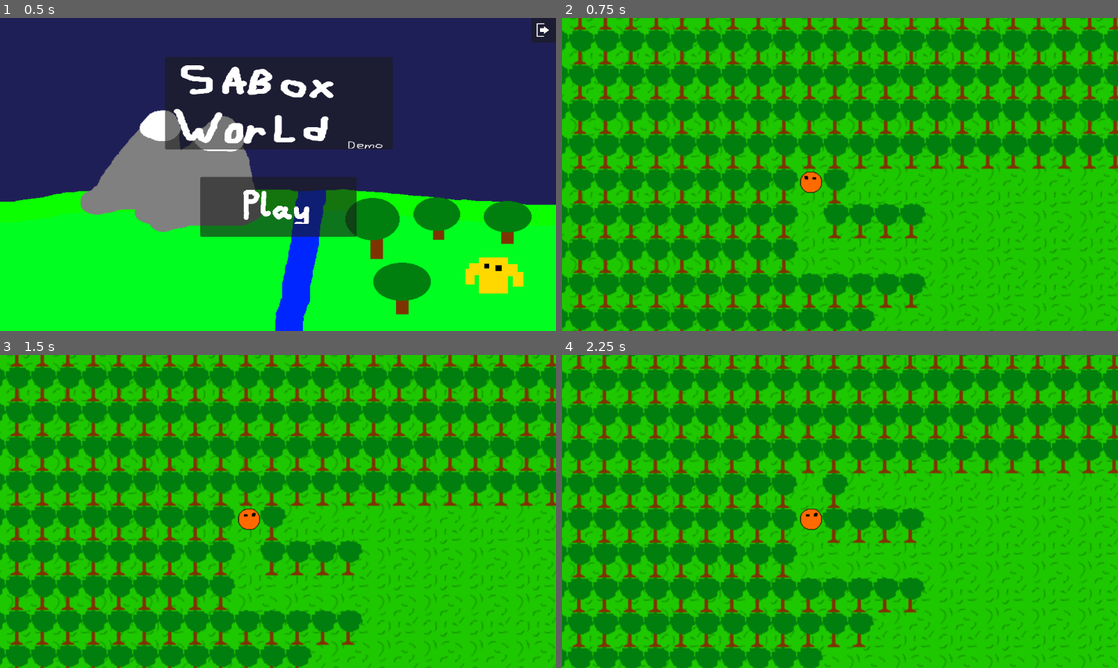
Above: before the commit, frames 1-4 (two rows, left to right).
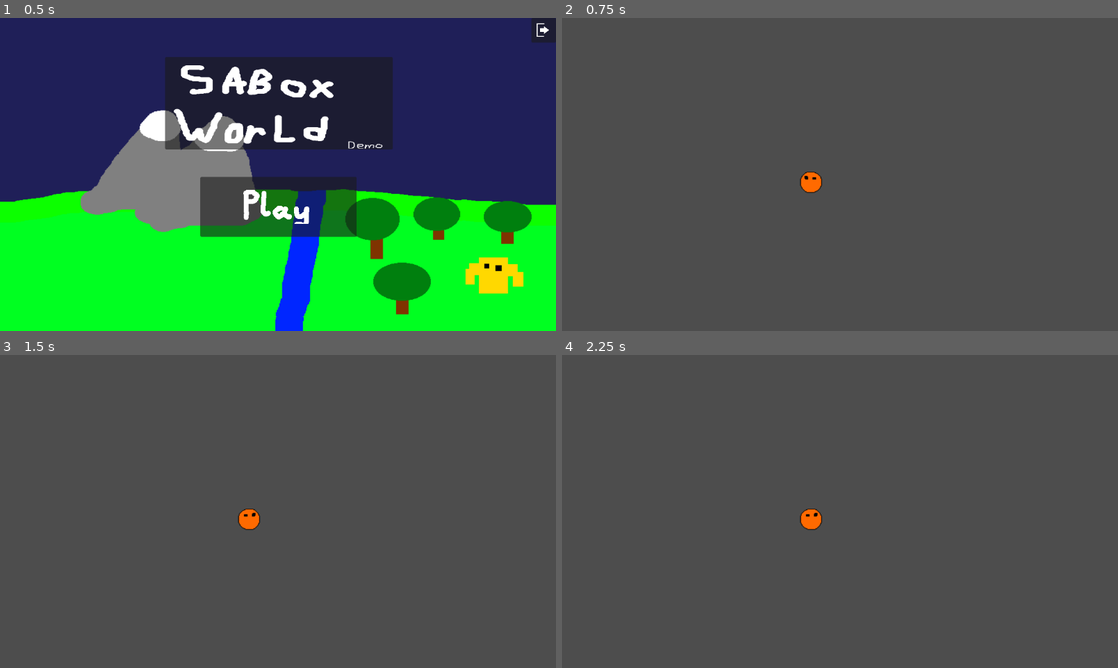
Above: after the commit, the same moments.

Repository: YCaTGameRT/SABox_World
Game: Godot game, scene res://scenes/main_menu.tscn
The game is run twice, just before and just after one commit, with the same random seed, the same clock (stepped at 60 frames per second) and the same inputs.
Inputs (mouse positions are in pixels of both pictures, inside the frame that each line leads up to):
- Up to frame 1 (0.5 s): no input
- Up to frame 2 (0.75 s): click (840, 205) at 0.5 s
- Up to frame 3 (1.5 s): tap Enter at 1.25 s; hold D (movement_right) from 1.28 s (still down)
- Up to frame 4 (2.25 s): tap Space at 2 s; release D (movement_right) at 2.03 s; hold S (movement_down) from 2.03 s (still down)

Frame 1 is identical in both runs. In frame 2, 100% of the frame differs, in the area x 0-100%, y 0-100%; in frame 3, 100%; in frame 4, 100%.

Commit message:
fixed touchscreen movement buttons display position

Diff:
--- a/sceneI.tscn
+++ b/sceneI.tscn
@@ -40,6 +40,7 @@
 zoom = Vector2(2.4, 2.4)
 
 [node name="canvas" type="Node2D" parent="."]
+visible = false
 
 [node name="Oak" parent="canvas" instance=ExtResource("3_qwr6x")]
 position = Vector2(38, 0)
@@ -7315,6 +7316,7 @@
 position = Vector2(830, 120)
 
 [node name="background" type="Sprite2D" parent="."]
+visible = false
 z_index = -20
 texture_repeat = 2
 position = Vector2(598, 345)
@@ -7332,33 +7334,70 @@
 
 [node name="CanvasLayer" type="CanvasLayer" parent="."]
 
-[node name="TouchScreenButton" type="TouchScreenButton" parent="CanvasLayer"]
-position = Vector2(1061, 461.075)
+[node name="tchscreen" type="Control" parent="CanvasLayer"]
+layout_mode = 3
+anchors_preset = 15
+anchor_right = 1.0
+anchor_bottom = 1.0
+grow_horizontal = 2
+grow_vertical = 2
+
+[node name="movement" type="Control" parent="CanvasLayer/tchscreen"]
+layout_mode = 1
+anchors_preset = 15
+anchor_right = 1.0
+anchor_bottom = 1.0
+grow_horizontal = 2
+grow_vertical = 2
+
+[node name="left" type="Control" parent="CanvasLayer/tchscreen/movement"]
+layout_mode = 1
+anchors_preset = 2
+anchor_top = 1.0
+anchor_bottom = 1.0
+offset_top = -108.0
+offset_right = 202.0
+grow_vertical = 0
+
+[node name="TouchScreenButton3" type="TouchScreenButton" parent="CanvasLayer/tchscreen/movement/left"]
+position = Vector2(5, 103)
+rotation = -1.5708
+scale = Vector2(0.491428, 0.491428)
+texture_normal = ExtResource("10_j2jhc")
+action = "movement_left"
+visibility_mode = 1
+
+[node name="TouchScreenButton4" type="TouchScreenButton" parent="CanvasLayer/tchscreen/movement/left"]
+position = Vector2(181.925, 17)
+rotation = 1.5708
+scale = Vector2(0.491428, 0.491428)
+texture_normal = ExtResource("10_j2jhc")
+action = "movement_right"
+visibility_mode = 1
+
+[node name="right" type="Control" parent="CanvasLayer/tchscreen/movement"]
+layout_mode = 1
+anchors_preset = 3
+anchor_left = 1.0
+anchor_top = 1.0
+anchor_right = 1.0
+anchor_bottom = 1.0
+offset_left = -118.0
+offset_top = -224.0
+grow_horizontal = 0
+grow_vertical = 0
+
+[node name="TouchScreenButton" type="TouchScreenButton" parent="CanvasLayer/tchscreen/movement/right"]
+position = Vector2(27, 37.075)
 scale = Vector2(0.491428, 0.491428)
 texture_normal = ExtResource("10_j2jhc")
 action = "movement_up"
 visibility_mode = 1
 
-[node name="TouchScreenButton2" type="TouchScreenButton" parent="CanvasLayer"]
-position = Vector2(1146.93, 642.925)
+[node name="TouchScreenButton2" type="TouchScreenButton" parent="CanvasLayer/tchscreen/movement/right"]
+position = Vector2(112.93, 218.925)
 rotation = 3.14159
 scale = Vector2(0.491428, 0.491428)
 texture_normal = ExtResource("10_j2jhc")
 action = "movement_down"
 visibility_mode = 1
-
-[node name="TouchScreenButton3" type="TouchScreenButton" parent="CanvasLayer"]
-position = Vector2(5, 643)
-rotation = -1.5708
-scale = Vector2(0.491428, 0.491428)
-texture_normal = ExtResource("10_j2jhc")
-action = "movement_left"
-visibility_mode = 1
-
-[node name="TouchScreenButton4" type="TouchScreenButton" parent="CanvasLayer"]
-position = Vector2(181.925, 557)
-rotation = 1.5708
-scale = Vector2(0.491428, 0.491428)
-texture_normal = ExtResource("10_j2jhc")
-action = "movement_right"
-visibility_mode = 1
